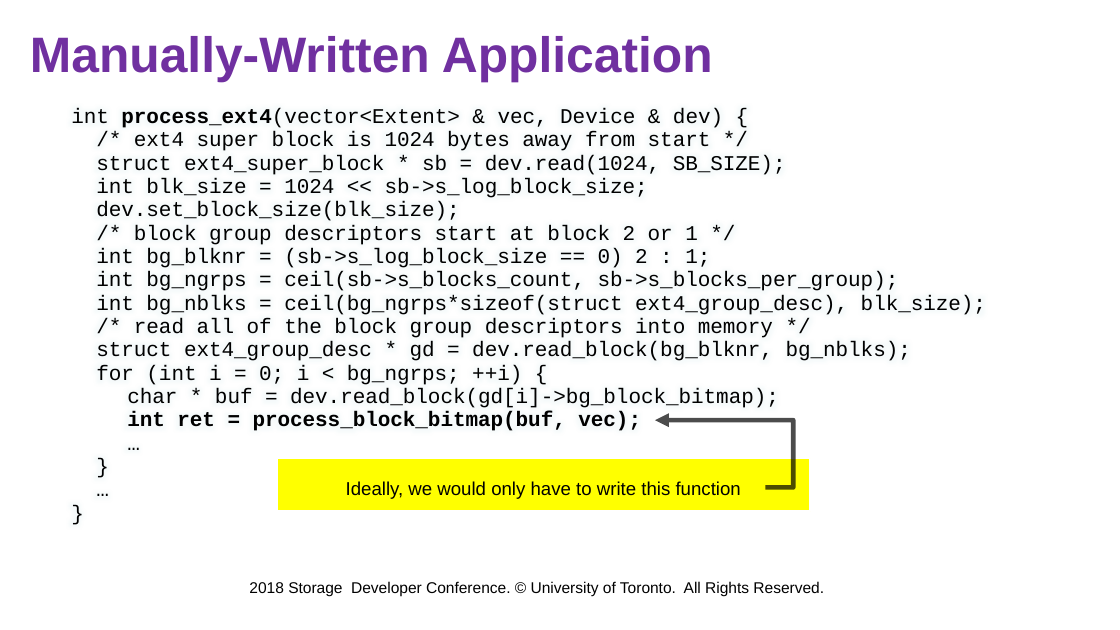
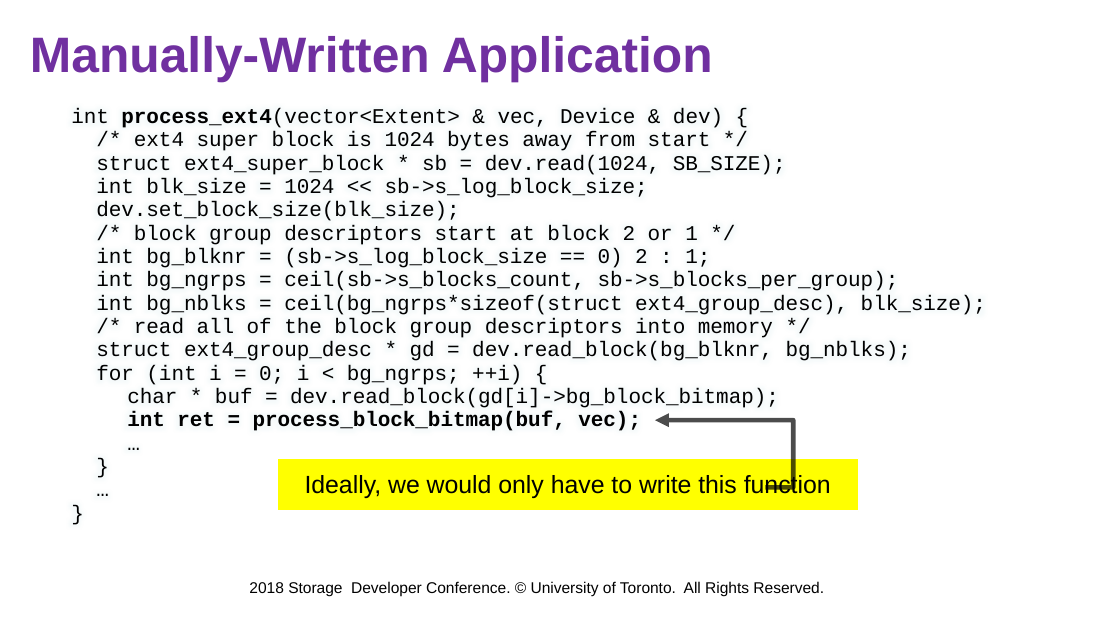
Before and after one commit to jacksun007/spiffy-paper, a slide deck: slide 35 of talk/sdc18_spiffy.pptx. Drawn at 1120x630 pixels with LibreOffice and Linux fonts; fonts in the diff are those of the drawing; background and template pictures are left out. Boxes give left, top, right and bottom in pixels: in the first picture for what was removed or moved away, otherwise in the second. Text is boxed around its words. In the diff, an @@ line names an element or a change of style, - is before the commit and + after.

```diff
--- a/talk/sdc18_spiffy.pptx
+++ b/talk/sdc18_spiffy.pptx
@@ rectangle "Ideally, we would only have ...": place and size @@
-rectangle "Ideally, we would only have ..." at (277, 458, 810, 511)
+rectangle "Ideally, we would only have ..." at (277, 458, 858, 511)
@@ rectangle "Ideally, we would only have ..." at (277, 458, 858, 511): size 12 to 16 pt @@
```
Also in this commit, not shown: 16 other slides changed, 3 slides added, 1 slide removed.
